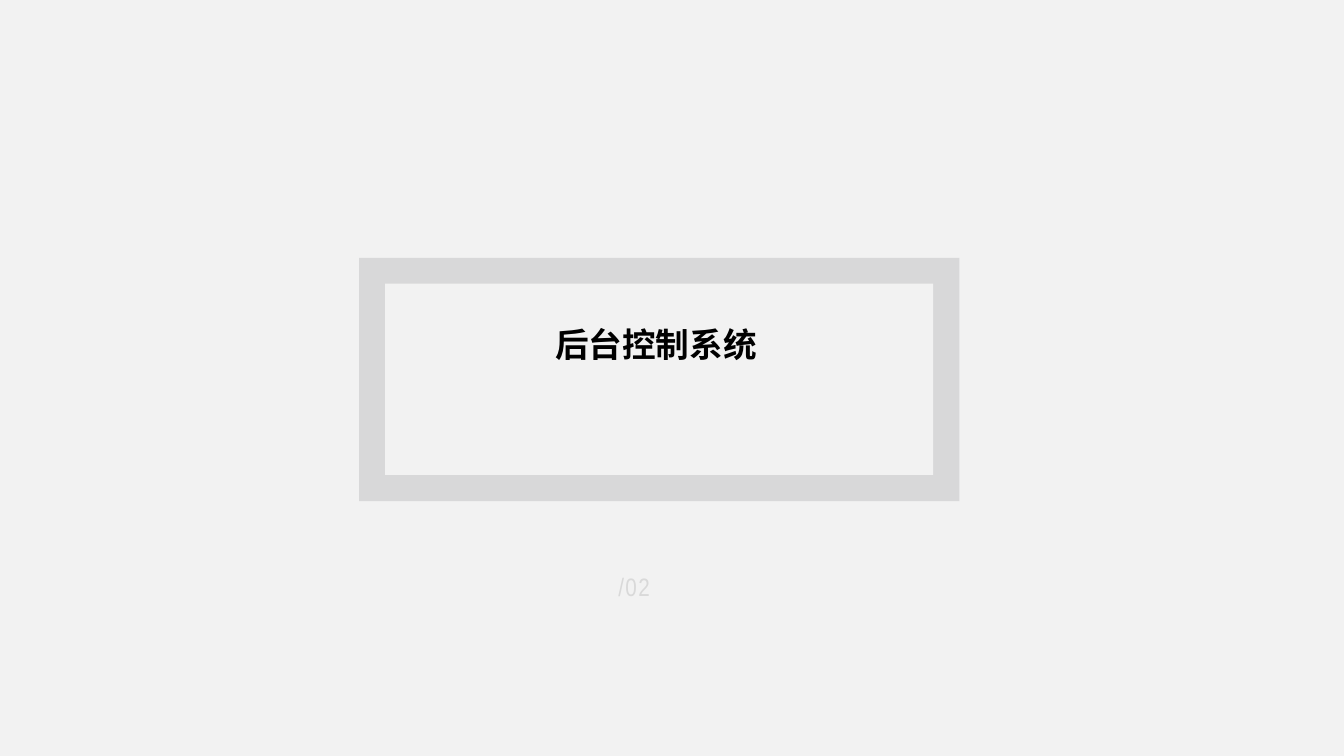
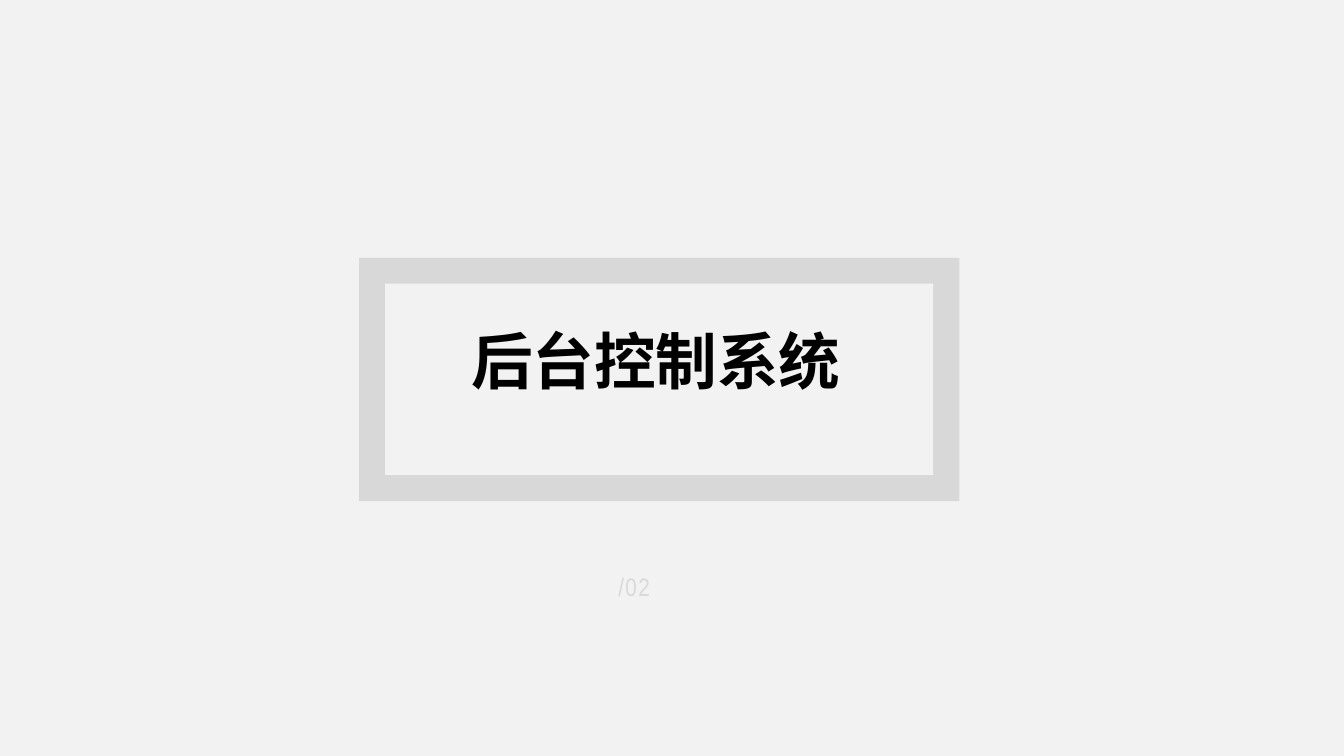
Before and after one commit to lemonghub/xmgl-blog, a slide deck: slide 7 of doc/文档/个人博客.pptx (slide 5 before the commit). Drawn at 1344x756 pixels with LibreOffice and Linux fonts; fonts in the diff are those of the drawing. Boxes give left, top, right and bottom in pixels: in the first picture for what was removed or moved away, otherwise in the second. Text is boxed around its words. In the diff, an @@ line names an element or a change of style, - is before the commit and + after.

```diff
--- a/doc/文档/个人博客.pptx
+++ b/doc/文档/个人博客.pptx
@@ title "后台控制系统" moved from (x1=555, y1=328, x2=757, y2=360) to (x1=471, y1=331, x2=841, y2=390) @@
@@ title "后台控制系统" at (x1=471, y1=331, x2=841, y2=390): size 24 to 44 pt @@
```
Also in this commit, not shown: 10 other slides changed, 7 slides added, 8 slides removed, 1 other file.
